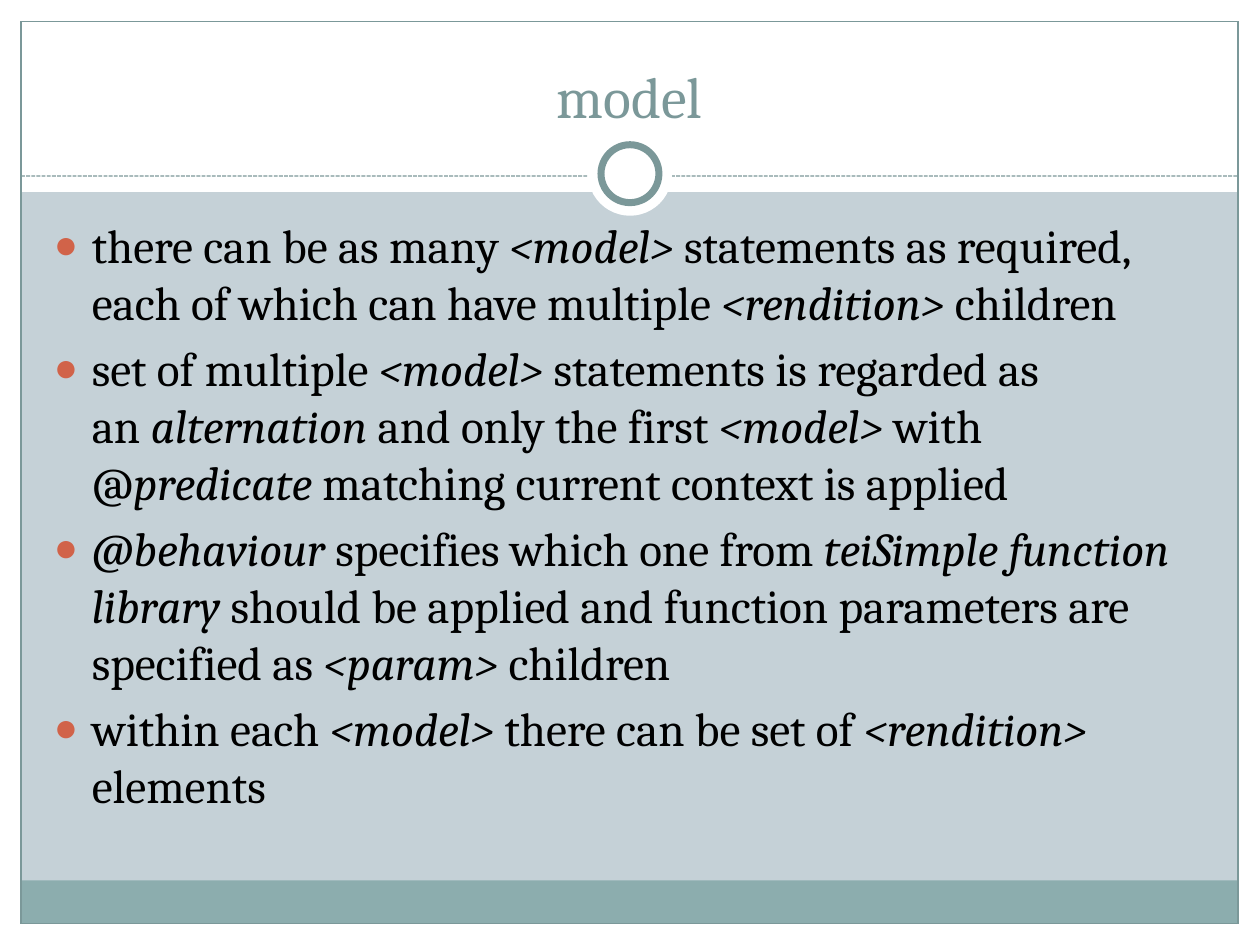
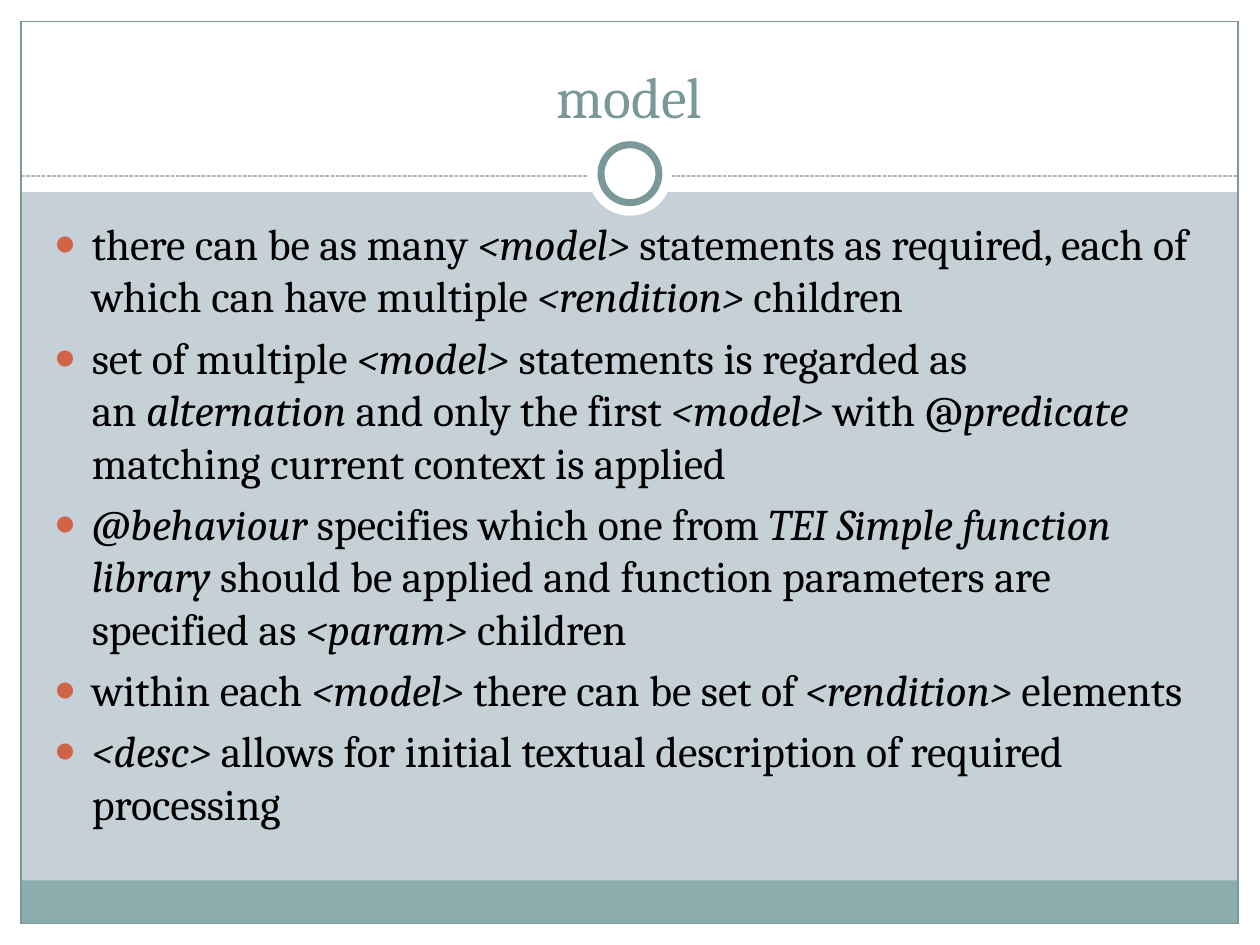
Before and after one commit to TEIC/TEI-Simple, a slide deck: slide 11 of advisory/oxford/teiSimple.pptx. Drawn at 1260x945 pixels with LibreOffice and Linux fonts; fonts in the diff are those of the drawing. Boxes give left, top, right and bottom in pixels: in the first picture for what was removed or moved away, otherwise in the second. Text is boxed around its words. In the diff, an @@ line names an element or a change of style, - is before the commit and + after.

```diff
--- a/advisory/oxford/teiSimple.pptx
+++ b/advisory/oxford/teiSimple.pptx
@@ text at (x1=92, y1=229, x2=1188, y2=707): size 27 to 25 pt in "there can be as many <model> statements ...", "set of multiple <model> statements is regarded ...", "within each <model> there can be set ..." @@
@@ text at (x1=92, y1=509, x2=1111, y2=655): text changed; size 27 to 25 pt @@
-● @behaviour specifies which one from teiSimple function library should be applied and function parameters are specified as <param> children
+● @behaviour specifies which one from TEI Simple function library should be applied and function parameters are specified as <param> children
@@ text at (x1=92, y1=736, x2=1062, y2=830): paragraph added @@
+● <desc> allows for initial textual description of required processing
```
Also in this commit, not shown: 8 other slides changed.
